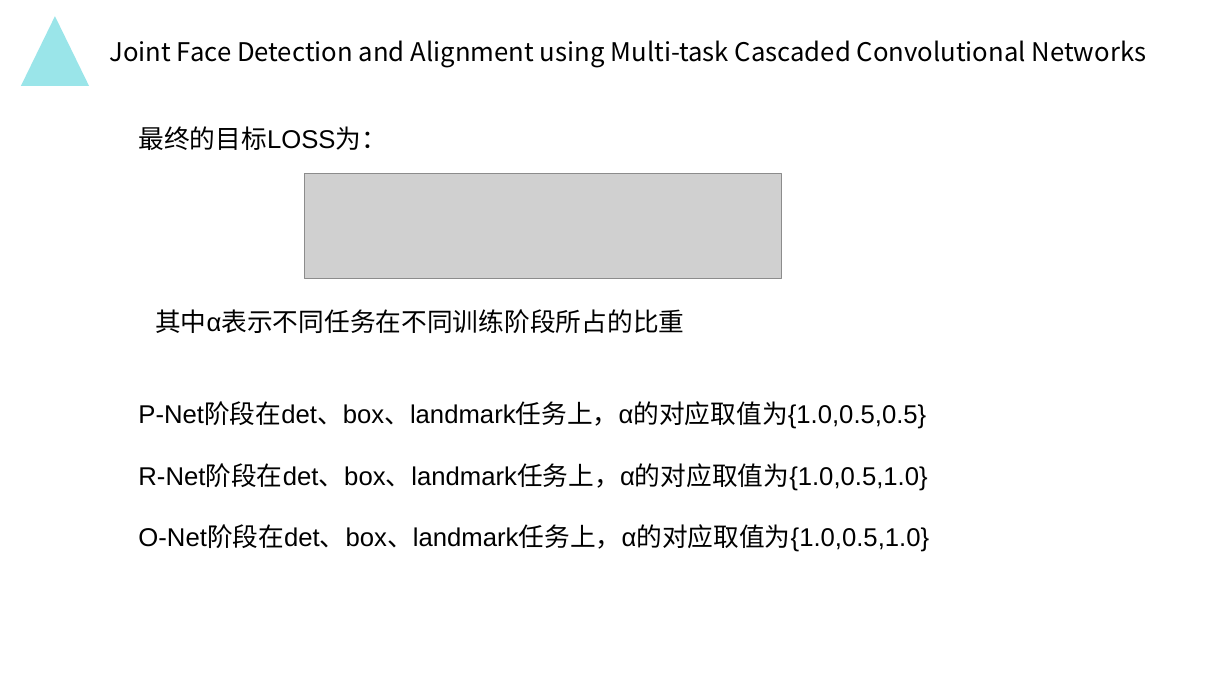
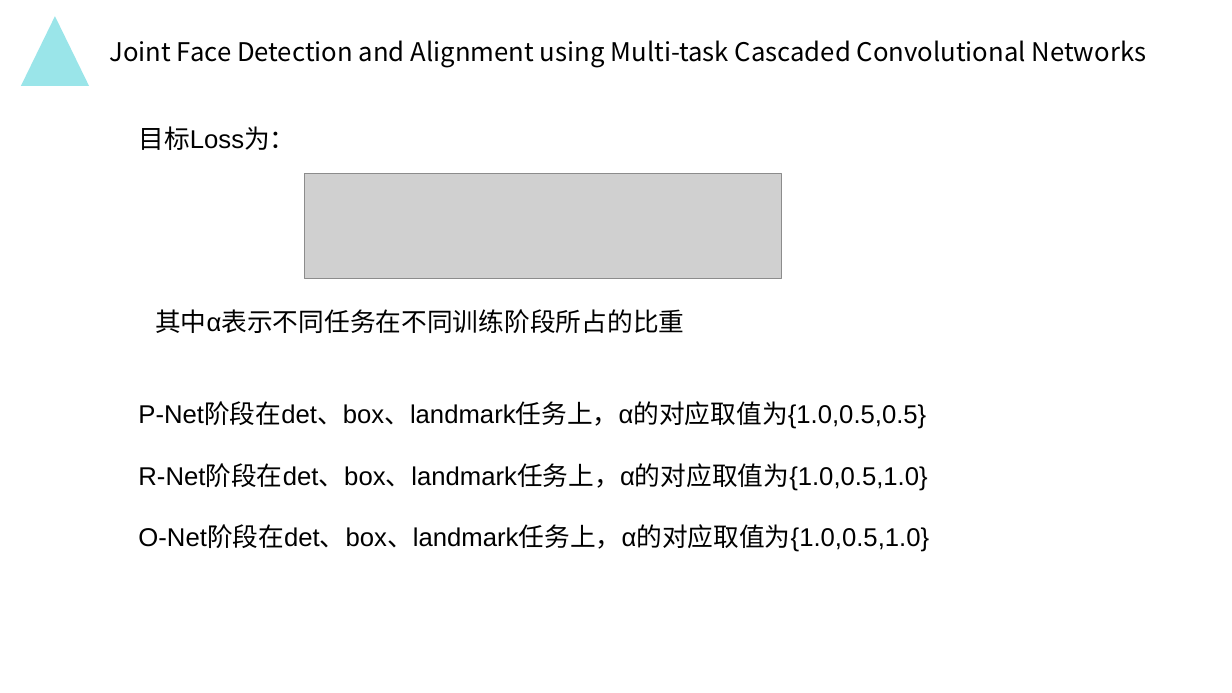
Before and after one commit to MydrBH/201720121206LvCheng, a slide deck: slide 10 of 中期报告.pptx. Drawn at 1232x693 pixels with LibreOffice and Linux fonts; fonts in the diff are those of the drawing; grey boxes stand for pictures; background and template pictures are left out. Boxes give left, top, right and bottom in pixels: in the first picture for what was removed or moved away, otherwise in the second. Text is boxed around its words. In the diff, an @@ line names an element or a change of style, - is before the commit and + after.

```diff
--- a/中期报告.pptx
+++ b/中期报告.pptx
@@ text at [138,126,295,150]: text changed @@
-最终的目标LOSS为：
+目标Loss为：
```
Also in this commit, not shown: 9 other slides changed.
